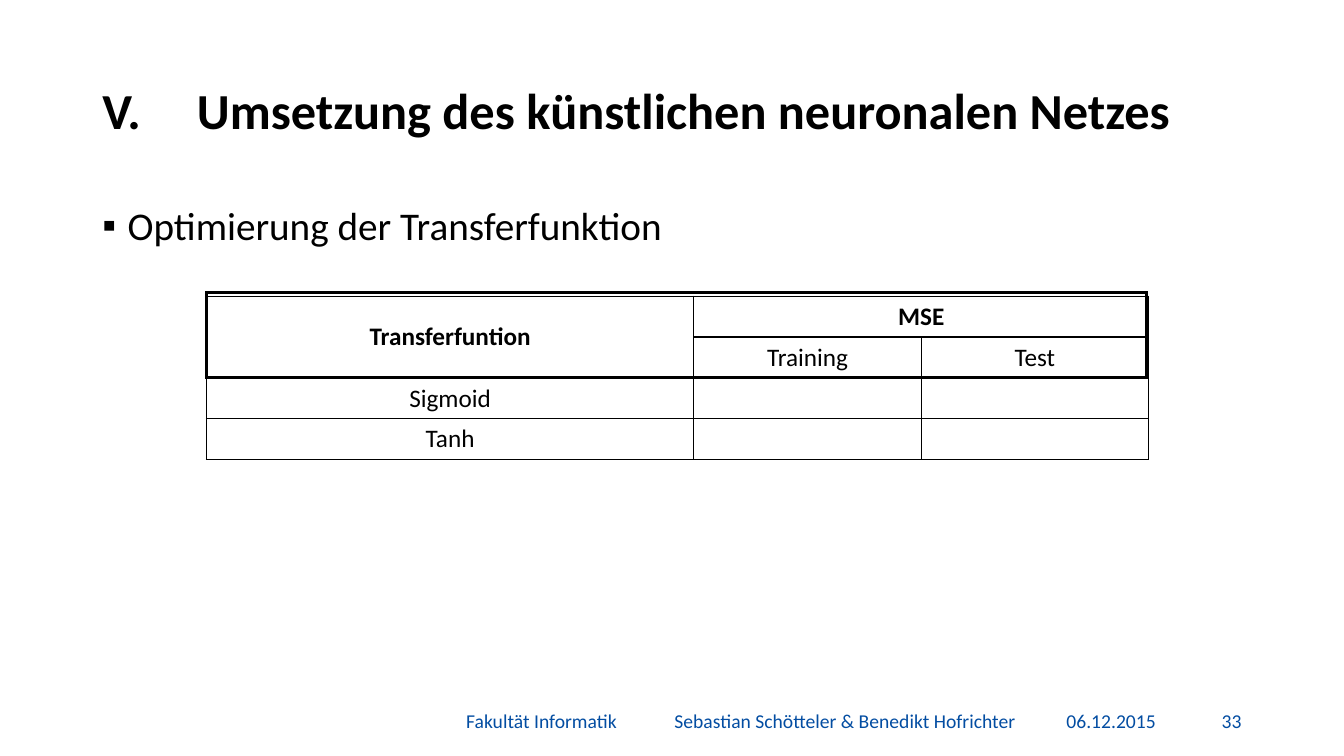
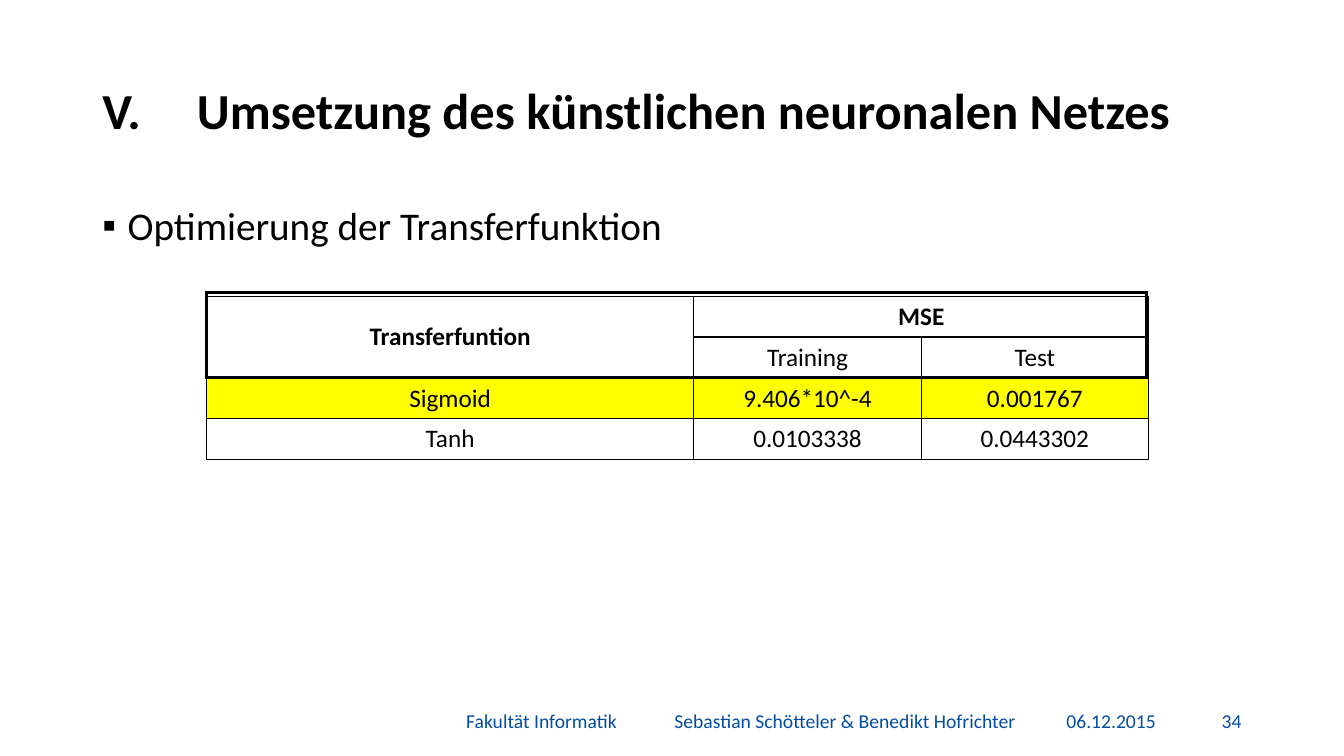
Before and after one commit to BenediktGitGit/soco15, a slide deck: slide 35 of 3b) Vortrag/Präsentation.pptx (slide 34 before the commit). Drawn at 1344x756 pixels with LibreOffice and Linux fonts; fonts in the diff are those of the drawing; background and template pictures are left out. Boxes give left, top, right and bottom in pixels: in the first picture for what was removed or moved away, otherwise in the second. Text is boxed around its words. In the diff, an @@ line names an element or a change of style, - is before the commit and + after.

```diff
--- a/3b) Vortrag/Präsentation.pptx
+++ b/3b) Vortrag/Präsentation.pptx
@@ table at box(207, 296, 1150, 460) @@
-row 3, column 2: 
+row 3, column 2: 9.406*10^-4
-row 3, column 3: 
+row 3, column 3: 0.001767
-row 4, column 2: 
+row 4, column 2: 0.0103338
-row 4, column 3: 
+row 4, column 3: 0.0443302
@@ fill none to #FFFF00 in row 3, column 1 @@
@@ page number at box(1222, 715, 1242, 728): text changed @@
-33
+34
```
Also in this commit, not shown: 5 other slides changed, 1 slide added, 3 other files.
